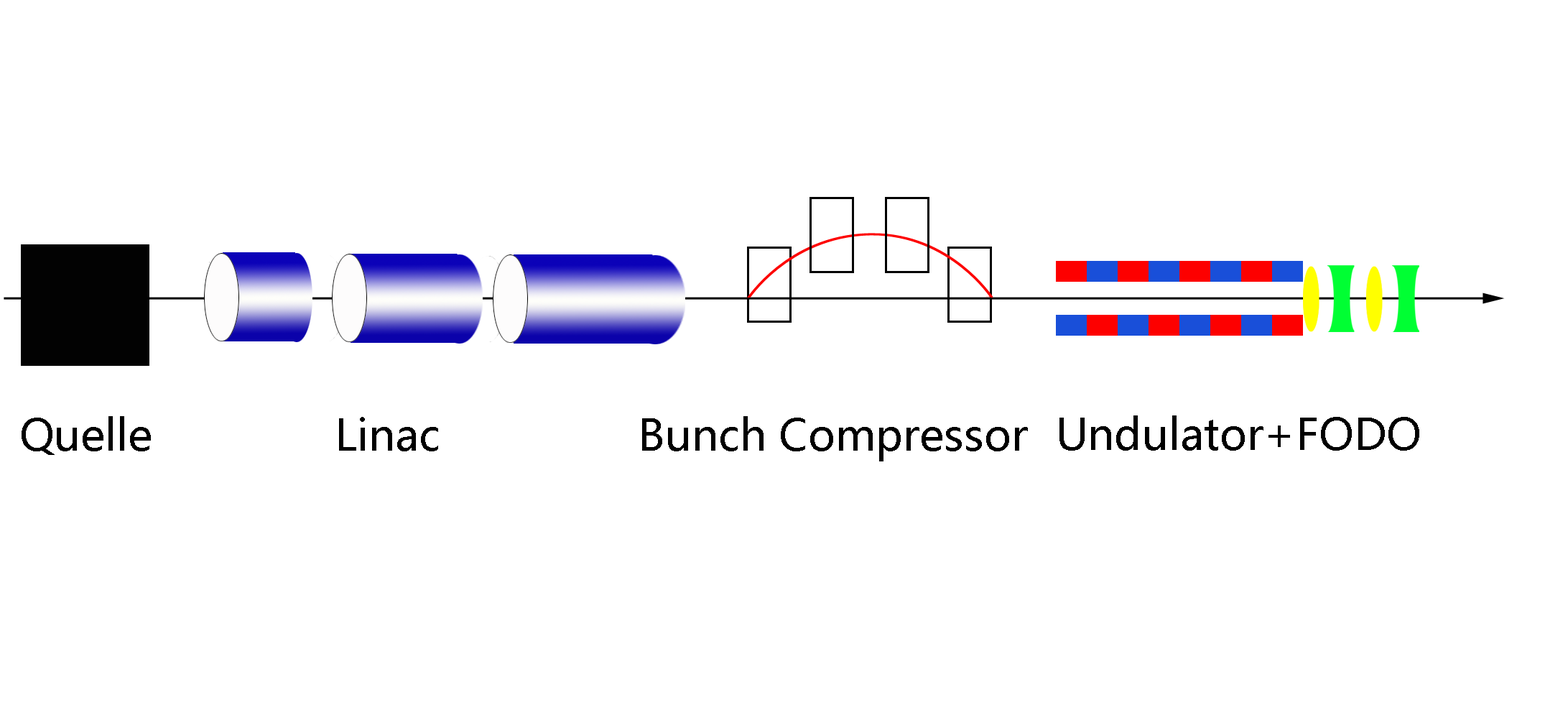
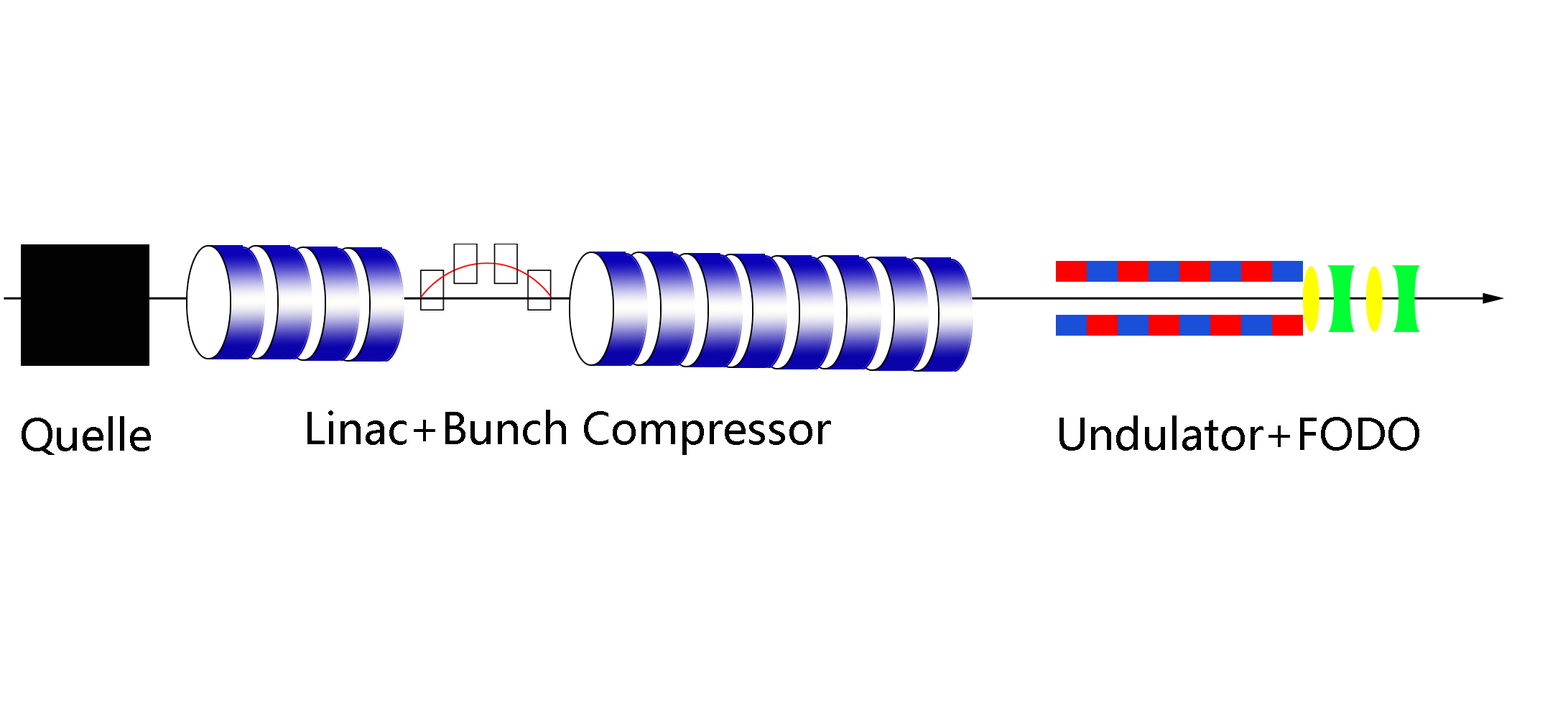
Layers edited between the first and the second 1568×713 image:
added layer "cavity" above "cavitylong" over [186, 244, 405, 363]
added layer "cavitylong" above "Undulator+FODO" over [568, 251, 974, 373]
hid "Bunch Compressor" over [642, 415, 1028, 462]
moved "shikane" above "Linac+Bunch Compressor", painted on it over [420, 196, 994, 323]
renamed "Linac" to "Linac+Bunch Compressor", painted on it over [307, 409, 832, 455]
hid "linac" over [203, 252, 686, 345]
